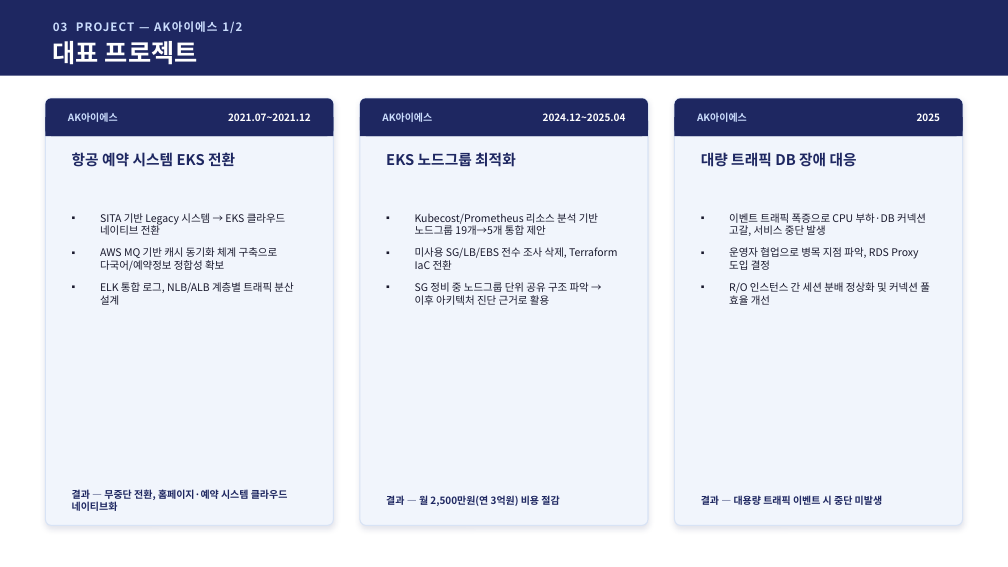
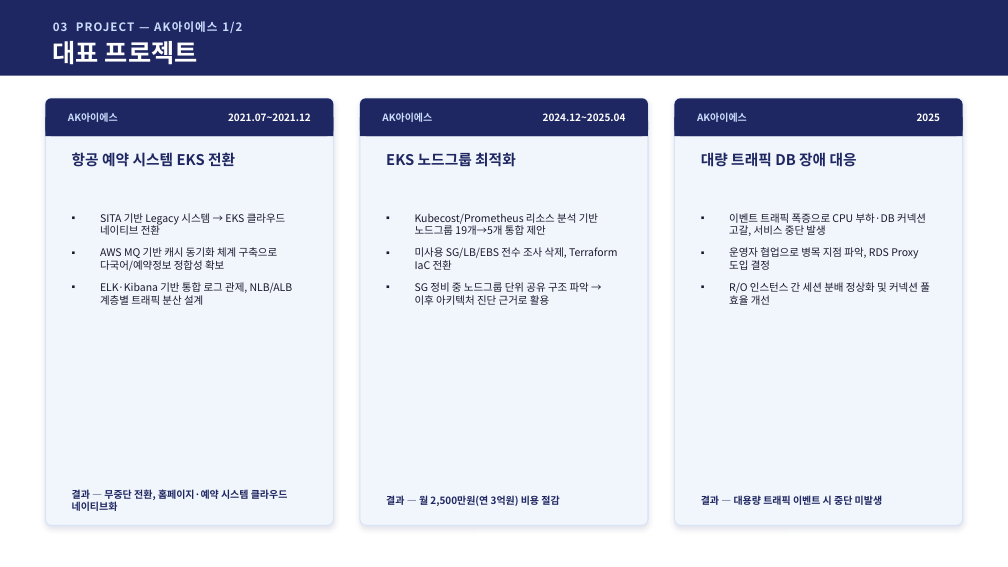
Before and after one commit to jtkdy/devops-portfolio, a slide deck: slide 6 of 포트폴리오_정상윤_2026_v2.pptx. Drawn at 1008x567 pixels with LibreOffice and Linux fonts; fonts in the diff are those of the drawing. Boxes give left, top, right and bottom in pixels: in the first picture for what was removed or moved away, otherwise in the second. Text is boxed around its words. In the diff, an @@ line names an element or a change of style, - is before the commit and + after.

```diff
--- a/포트폴리오_정상윤_2026_v2.pptx
+++ b/포트폴리오_정상윤_2026_v2.pptx
@@ text at bbox=[100, 282, 293, 305]: text changed @@
-▪ ELK 통합 로그, NLB/ALB 계층별 트래픽 분산 설계
+▪ ELK·Kibana 기반 통합 로그 관제, NLB/ALB 계층별 트래픽 분산 설계
```
Also in this commit, not shown: 2 other slides changed, 1 other file.
